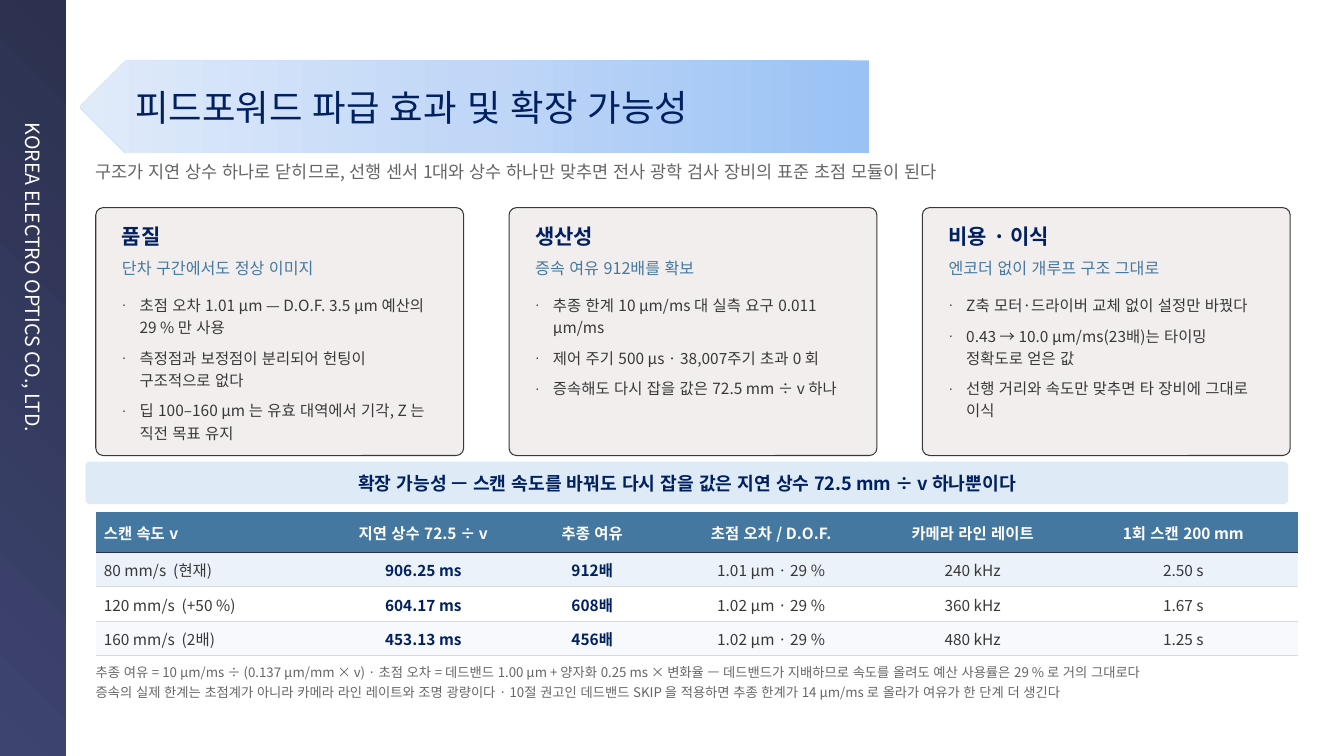
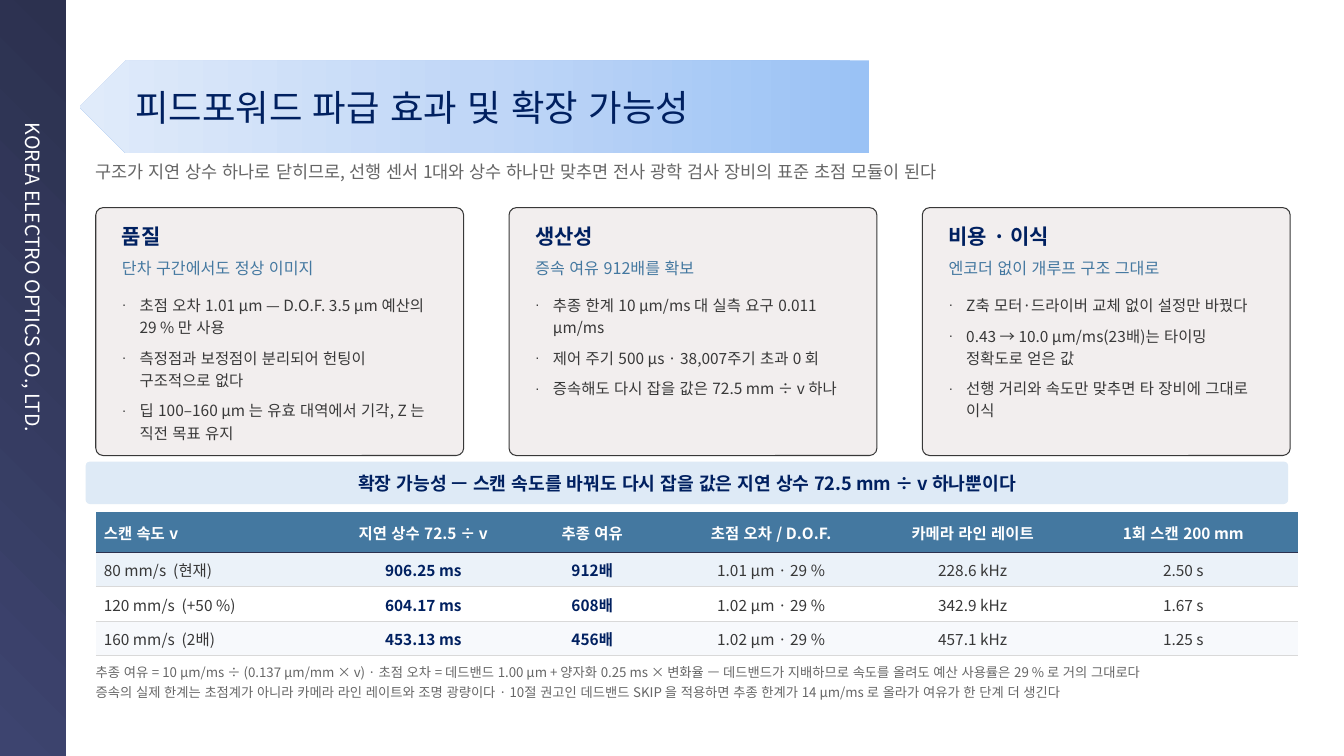
Before and after one commit to kyeongsunyu/SEQApp, a slide deck: slide 23 of Documents/기술경진대회/연구소기술경진대회_민수개발팀 윤경현_피드포워드 오토포커스_260901.pptx. Drawn at 1344x756 pixels with LibreOffice and Linux fonts; fonts in the diff are those of the drawing; background and template pictures are left out. Boxes give left, top, right and bottom in pixels: in the first picture for what was removed or moved away, otherwise in the second. Text is boxed around its words. In the diff, an @@ line names an element or a change of style, - is before the commit and + after.

```diff
--- a/Documents/기술경진대회/연구소기술경진대회_민수개발팀 윤경현_피드포워드 오토포커스_260901.pptx
+++ b/Documents/기술경진대회/연구소기술경진대회_민수개발팀 윤경현_피드포워드 오토포커스_260901.pptx
@@ table at (x1=96, y1=512, x2=1299, y2=655) @@
-row 2, column 5: 240 kHz
+row 2, column 5: 228.6 kHz
-row 3, column 5: 360 kHz
+row 3, column 5: 342.9 kHz
-row 4, column 5: 480 kHz
+row 4, column 5: 457.1 kHz
```
Also in this commit, not shown: 3 other slides changed, 1 other file.
